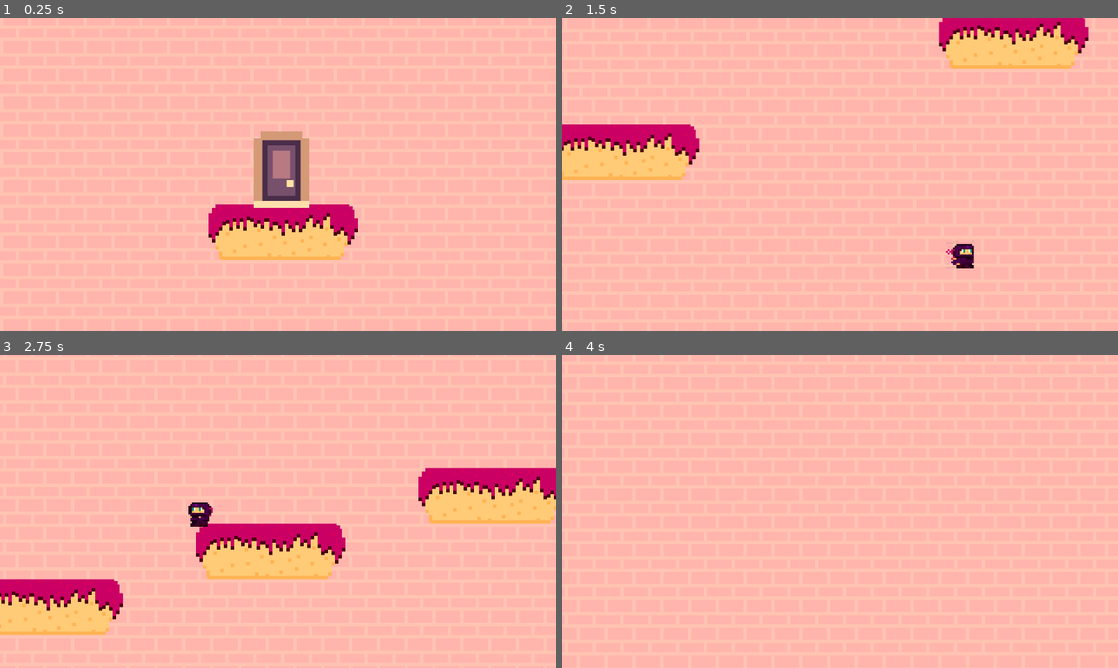
Above: before the commit, frames 1-4 (two rows, left to right).
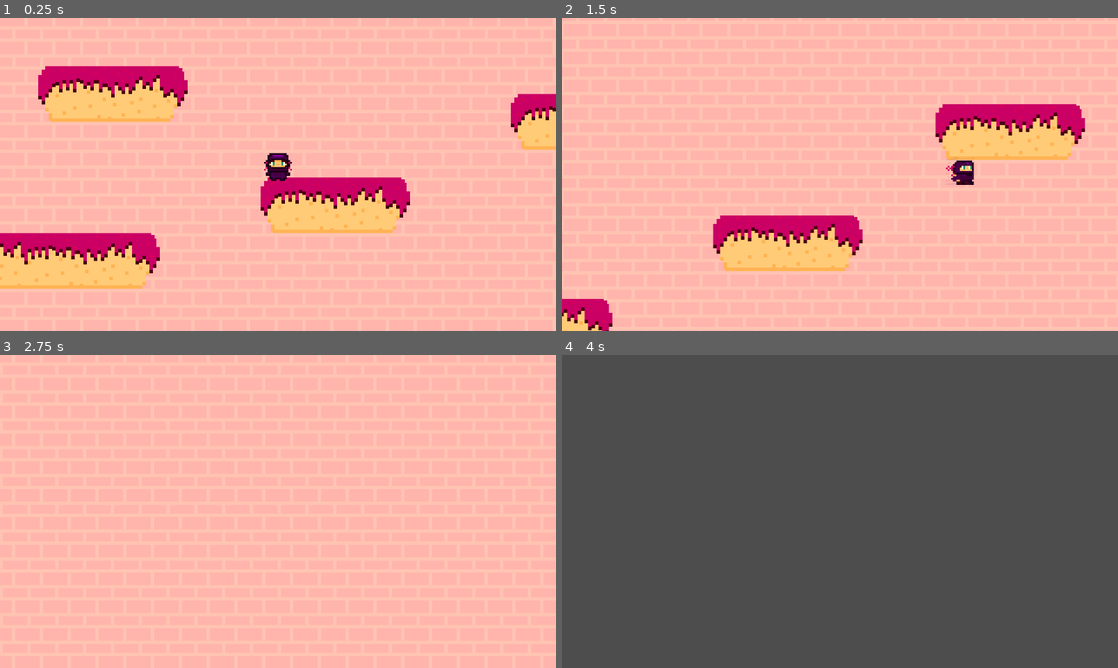
Above: after the commit, the same moments.

Repository: JSangaleti/Ice_Grim
Game: Godot game, scene res://scenes/level_01.tscn
Same seed, same stepped clock (60 frames per second), same inputs: the game is played once before the commit and once after it. The project has no main scene, so this scene is started directly.
Inputs:
- Up to frame 1 (0.25 s): no input
- Up to frame 2 (1.5 s): hold Shift (correr) 0.53-1.28 s; hold D (direita) from 0.53 s (still down); tap W (pular) at 0.77 s; tap Space (dash) at 1.35 s
- Up to frame 3 (2.75 s): tap W (pular) at 1.52 s; release D (direita) at 2.03 s; hold A (esquerda) from 2.03 s (still down); hold Shift (correr) from 2.03 s (still down)
- Up to frame 4 (4 s): release A (esquerda) at 2.78 s; release Shift (correr) at 2.78 s; hold D (direita) from 2.78 s (still down); tap Space (dash) at 2.85 s; tap W (pular) at 3.02, 3.77 s; hold Shift (correr) from 3.53 s (still down)

The runs differ from the first frame. In frame 1, 20% of the frame differs, in the area x 0-100%, y 15-87%; in frame 2, 19%; in frame 3, 13%; in frame 4, 100%, in the area x 0-100%, y 0-100%.

Commit message:
adição dos scripts da porta e da chave: nivel 01 completo

Diff:
--- a/player.tscn
+++ b/player.tscn
@@ -127,14 +127,14 @@
 [sub_resource type="RectangleShape2D" id="RectangleShape2D_b26j0"]
 size = Vector2(10, 8)
 
-[node name="Player" type="CharacterBody2D"]
+[node name="Player" type="CharacterBody2D" groups=["jogador"]]
 collision_mask = 14
 script = ExtResource("1_i3pqv")
 
 [node name="AnimatedSprite2D" type="AnimatedSprite2D" parent="."]
 position = Vector2(0, -6)
 sprite_frames = SubResource("SpriteFrames_dw050")
-frame_progress = 0.539461
+frame_progress = 0.126381
 
 [node name="CollisionShape2D" type="CollisionShape2D" parent="."]
 position = Vector2(0, -4)
--- a/project.godot
+++ b/project.godot
@@ -12,7 +12,7 @@
 
 config/name="sorvete"
 config/features=PackedStringArray("4.4", "GL Compatibility")
-config/icon="res://icon.svg"
+config/icon="uid://cwgxswutgabgy"
 
 [display]
 
--- a/scenes/key.tscn
+++ b/scenes/key.tscn
@@ -1,15 +1,21 @@
-[gd_scene load_steps=3 format=3 uid="uid://cd4bvpc2fhxx3"]
+[gd_scene load_steps=4 format=3 uid="uid://cd4bvpc2fhxx3"]
 
+[ext_resource type="Script" uid="uid://d0i0npy8tvosp" path="res://scripts/key.gd" id="1_fttkb"]
 [ext_resource type="Texture2D" uid="uid://hacenheh61bk" path="res://assets/sprites/chave.png" id="2_wy8tx"]
 
 [sub_resource type="RectangleShape2D" id="RectangleShape2D_brs3p"]
+size = Vector2(7, 11)
 
 [node name="Key" type="Area2D"]
 collision_layer = 8
 collision_mask = 7
+script = ExtResource("1_fttkb")
 
 [node name="Sprite2D" type="Sprite2D" parent="."]
+position = Vector2(2.38419e-07, -3)
+scale = Vector2(0.46875, 0.484375)
 texture = ExtResource("2_wy8tx")
 
 [node name="CollisionShape2D" type="CollisionShape2D" parent="."]
+position = Vector2(-1, -3)
 shape = SubResource("RectangleShape2D_brs3p")
--- a/scenes/level_01.tscn
+++ b/scenes/level_01.tscn
@@ -205,6 +205,8 @@
 physics_layer_0/collision_mask = 13
 sources/0 = SubResource("TileSetAtlasSource_qgxqk")
 
+[sub_resource type="PackedScene" id="PackedScene_nr3cb"]
+
 [node name="Level01" type="Node2D"]
 
 [node name="Background" type="TileMapLayer" parent="."]
@@ -220,10 +222,17 @@
 tile_set = SubResource("TileSet_t0ybu")
 
 [node name="Player" parent="." instance=ExtResource("2_mofoo")]
-position = Vector2(350, 177)
-
-[node name="Door" parent="." instance=ExtResource("3_nr3cb")]
-position = Vector2(352, 206)
-
-[node name="Key" parent="." instance=ExtResource("4_j60wy")]
-position = Vector2(1181, 227)
+z_index = 1
+position = Vector2(1152, 539)
+
+[node name="Door" parent="." node_paths=PackedStringArray("personagem") instance=ExtResource("3_nr3cb")]
+position = Vector2(354, 204)
+personagem = NodePath("../Player")
+proxima_fase = SubResource("PackedScene_nr3cb")
+
+[node name="Key" parent="." node_paths=PackedStringArray("personagem") instance=ExtResource("4_j60wy")]
+position = Vector2(1184, 241)
+personagem = NodePath("../Player")
+amplitude_flutuacao = 4.0
+ciclos_por_segundo = 1.0
+inclinacao_graus = 5.0
--- a/scripts/door.gd
+++ b/scripts/door.gd
@@ -5,6 +5,8 @@
 
 @export var id_chave: StringName = &"principal"
 @export var grupo_personagem: StringName = &"jogador"
+## Arraste o mesmo CharacterBody2D indicado na chave. Vazio: usa o grupo.
+@export var personagem: CharacterBody2D
 @export var consumir_chave: bool = true
 # Arraste a cena da próxima fase para este campo no Inspetor.
 # Se ficar vazio, a porta emite "aberta" sem trocar a cena.
@@ -14,6 +16,19 @@
 
 
 func _ready() -> void:
+	set_deferred("collision_layer", 0)
+	set_deferred("collision_mask", 4294967295)
+	set_deferred("monitoring", true)
+	var colisao := get_node_or_null("CollisionShape2D") as CollisionShape2D
+	if colisao == null:
+		colisao = CollisionShape2D.new()
+		colisao.name = "CollisionShape2D"
+		add_child(colisao)
+	if colisao.shape == null:
+		var retangulo := RectangleShape2D.new()
+		retangulo.size = Vector2(32.0, 44.0)
+		colisao.set_deferred("shape", retangulo)
+	colisao.set_deferred("disabled", false)
 	if not body_entered.is_connected(_ao_corpo_entrar):
 		body_entered.connect(_ao_corpo_entrar)
 
@@ -29,12 +44,18 @@
 
 
 func _ao_corpo_entrar(corpo: Node2D) -> void:
-	if _foi_aberta or not corpo.is_in_group(grupo_personagem):
+	if _foi_aberta or not _e_personagem(corpo):
 		return
 	if not _possui_chave(corpo):
 		trancada.emit()
 		return
 	_tentar_abrir(corpo)
+
+
+func _e_personagem(corpo: Node2D) -> bool:
+	if is_instance_valid(personagem):
+		return corpo == personagem
+	return corpo is CharacterBody2D and corpo.is_in_group(grupo_personagem)
 
 
 func _possui_chave(corpo: Node2D) -> bool:
@@ -43,7 +64,7 @@
 
 
 func _tentar_abrir(corpo: Node2D) -> void:
-	if _foi_aberta or not corpo.is_in_group(grupo_personagem) or not _possui_chave(corpo):
+	if _foi_aberta or not _e_personagem(corpo) or not _possui_chave(corpo):
 		return
 	_foi_aberta = true
 	# A troca de cena acontece fora da atualização das colisões.
@@ -66,4 +87,7 @@
 		var chaves: Dictionary = corpo.get_meta(&"chaves_coletadas", {})
 		chaves.erase(id_chave)
 		corpo.set_meta(&"chaves_coletadas", chaves)
+	var imagem := get_node_or_null("Sprite2D") as Sprite2D
+	if imagem != null:
+		imagem.self_modulate = Color("a9ffd3")
 	aberta.emit()
--- a/scripts/key.gd
+++ b/scripts/key.gd
@@ -5,17 +5,59 @@
 # Use o mesmo identificador na chave e na porta correspondente.
 @export var id_chave: StringName = &"principal"
 @export var grupo_personagem: StringName = &"jogador"
+## Arraste o CharacterBody2D da fase. Vazio: usa o grupo jogador.
+@export var personagem: CharacterBody2D
+@export var amplitude_flutuacao: float = 6.0
+@export var ciclos_por_segundo: float = 1.2
+@export var inclinacao_graus: float = 6.0
 
 var _foi_coletada: bool = false
+var _tempo: float = 0.0
+var _sprite: Sprite2D
+var _posicao_base: Vector2
+var _rotacao_base: float = 0.0
 
 
 func _ready() -> void:
+	# Detecta corpos em qualquer camada; a identidade é filtrada abaixo.
+	set_deferred("collision_layer", 0)
+	set_deferred("collision_mask", 4294967295)
+	set_deferred("monitoring", true)
+	var colisao := get_node_or_null("CollisionShape2D") as CollisionShape2D
+	if colisao == null:
+		colisao = CollisionShape2D.new()
+		colisao.name = "CollisionShape2D"
+		add_child(colisao)
+	if colisao.shape == null:
+		var circulo := CircleShape2D.new()
+		circulo.radius = 16.0
+		colisao.set_deferred("shape", circulo)
+	colisao.set_deferred("disabled", false)
+	_sprite = get_node_or_null("Sprite2D") as Sprite2D
+	if _sprite != null:
+		_posicao_base = _sprite.position
+		_rotacao_base = _sprite.rotation
 	if not body_entered.is_connected(_ao_corpo_entrar):
 		body_entered.connect(_ao_corpo_entrar)
 
 
+func _process(delta: float) -> void:
+	if _sprite == null or _foi_coletada:
+		return
+	_tempo += delta
+	var onda := sin(_tempo * TAU * ciclos_por_segundo)
+	_sprite.position = _posicao_base + Vector2(0.0, onda * amplitude_flutuacao)
+	_sprite.rotation = _rotacao_base + onda * deg_to_rad(inclinacao_graus)
+
+
+func _e_personagem(corpo: Node2D) -> bool:
+	if is_instance_valid(personagem):
+		return corpo == personagem
+	return corpo is CharacterBody2D and corpo.is_in_group(grupo_personagem)
+
+
 func _ao_corpo_entrar(corpo: Node2D) -> void:
-	if _foi_coletada or not corpo.is_in_group(grupo_personagem):
+	if _foi_coletada or not _e_personagem(corpo):
 		return
 
 	_foi_coletada = true
Not shown: 1 places in scenes/level_01.tscn that only renumber resources
